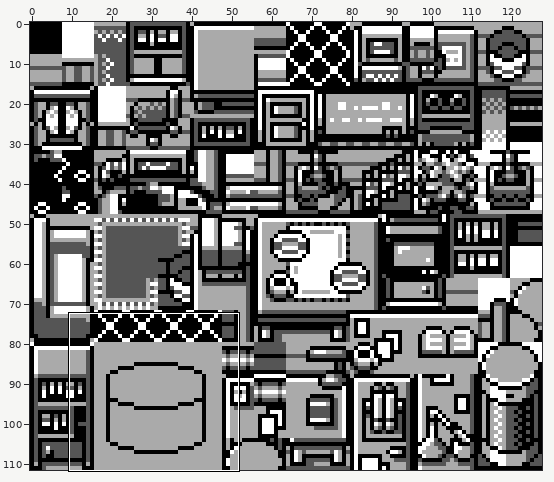
A sprite sheet gets an edit: gfx/tilesets/lab.png. The first picture is a wide view before the edit; the outline marks the close-up.
Close-up. As it was:
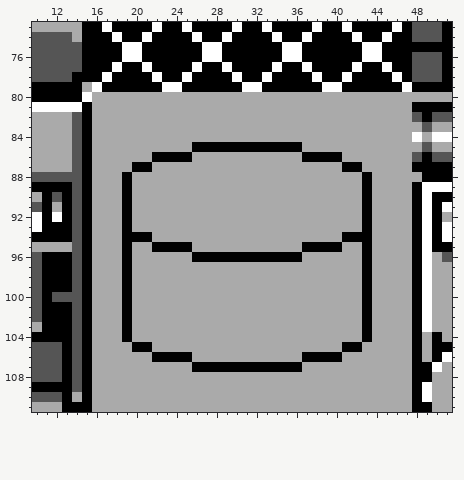
The file is 128x112 pixels. Shown: x 10..51, y 73..111.
New version:
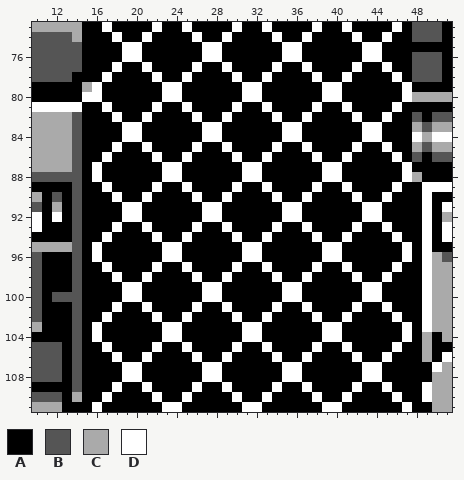
Palette (. is transparent): A #000000  B #555555  C #aaaaaa  D #ffffff
What changed:
@@ x 10..51 @@
  79 AAAAACDAAAAAADDAAAAAADDAAAAAADDAAAAAADAAAA
- 80 AAAAADCCCCCCCCCCCCCCCCCCCCCCCCCCCCCCCCCCCC
- 81 DDDDDACCCCCCCCCCCCCCCCCCCCCCCCCCCCCCCCAAAA
- 82 CCCCBACCCCCCCCCCCCCCCCCCCCCCCCCCCCCCCCBABB
- 83 CCCCBACCCCCCCCCCCCCCCCCCCCCCCCCCCCCCCCCBCC
- 84 CCCCBACCCCCCCCCCCCCCCCCCCCCCCCCCCCCCCCDCDD
- 85 CCCCBACCCCCCCCCCAAAAAAAAAAACCCCCCCCCCCCBCC
- 86 CCCCBACCCCCCAAAACCCCCCCCCCCAAAACCCCCCCBABB
- 87 CCCCBACCCCAACCCCCCCCCCCCCCCCCCCAACCCCCAAAA
- 88 BBBBBACCCACCCCCCCCCCCCCCCCCCCCCCCACCCCCAAA
- 89 AAAABACCCACCCCCCCCCCCCCCCCCCCCCCCACCCCADDD
- 90 CABABACCCACCCCCCCCCCCCCCCCCCCCCCCACCCCADAA
- 91 BACABACCCACCCCCCCCCCCCCCCCCCCCCCCACCCCADAD
- 92 DADABACCCACCCCCCCCCCCCCCCCCCCCCCCACCCCADAC
- 93 DAAABACCCACCCCCCCCCCCCCCCCCCCCCCCACCCCADAD
- 94 AAAABACCCAAACCCCCCCCCCCCCCCCCCCAAACCCCADAD
- 95 CCCCBACCCACCAAAACCCCCCCCCCCAAAACCACCCCADAA
- 96 BAAABACCCACCCCCCAAAAAAAAAAACCCCCCACCCCADCB
- 97 BAAABACCCACCCCCCCCCCCCCCCCCCCCCCCACCCCADCC
- 98 BAAABACCCACCCCCCCCCCCCCCCCCCCCCCCACCCCADCC
- 99 BAAABACCCACCCCCCCCCCCCCCCCCCCCCCCACCCCADCC
-100 BABBBACCCACCCCCCCCCCCCCCCCCCCCCCCACCCCADCC
-101 BAAABACCCACCCCCCCCCCCCCCCCCCCCCCCACCCCADCC
-102 BAAABACCCACCCCCCCCCCCCCCCCCCCCCCCACCCCADCC
-103 CAAABACCCACCCCCCCCCCCCCCCCCCCCCCCACCCCADCC
-104 AAAABACCCACCCCCCCCCCCCCCCCCCCCCCCACCCCACAC
-105 BBBABACCCCAACCCCCCCCCCCCCCCCCCCAACCCCCACAA
-106 BBBABACCCCCCAAAACCCCCCCCCCCAAAACCCCCCCACAD
-107 BBBABACCCCCCCCCCAAAAAAAAAAACCCCCCCCCCCAADC
-108 BBBABACCCCCCCCCCCCCCCCCCCCCCCCCCCCCCCCAACC
-109 AAAABACCCCCCCCCCCCCCCCCCCCCCCCCCCCCCCCADCC
-110 BBBACACCCCCCCCCCCCCCCCCCCCCCCCCCCCCCCCADCC
-111 CCCAAACCCCCCCCCCCCCCCCCCCCCCCCCCCCCCCCAACC
+ 80 AAAAADDAAAAAADDAAAAAADDAAAAAADDAAAAAADCCCC
+ 81 DDDDDAADAAAADAADAAAADAADAAAADAADAAAADAAAAA
+ 82 CCCCBAAADAADAAAADAADAAAADAADAAAADAADAABABB
+ 83 CCCCBAAAADDAAAAAADDAAAAAADDAAAAAADDAAACBCC
+ 84 CCCCBAAAADDAAAAAADDAAAAAADDAAAAAADDAAADCDD
+ 85 CCCCBAAADAADAAAADAADAAAADAADAAAADAADAACBCC
+ 86 CCCCBAADAAAADAADAAAADAADAAAADAADAAAADABABB
+ 87 CCCCBADAAAAAADDAAAAAADDAAAAAADDAAAAAADAAAA
+ 88 BBBBBADAAAAAADDAAAAAADDAAAAAADDAAAAAADCAAA
+ 89 AAAABAADAAAADAADAAAADAADAAAADAADAAAADAADDD
+ 90 CABABAAADAADAAAADAADAAAADAADAAAADAADAAADAA
+ 91 BACABAAAADDAAAAAADDAAAAAADDAAAAAADDAAAADAD
+ 92 DADABAAAADDAAAAAADDAAAAAADDAAAAAADDAAAADAC
+ 93 DAAABAAADAADAAAADAADAAAADAADAAAADAADAAADAD
+ 94 AAAABAADAAAADAADAAAADAADAAAADAADAAAADAADAD
+ 95 CCCCBADAAAAAADDAAAAAADDAAAAAADDAAAAAADADAA
+ 96 BAAABADAAAAAADDAAAAAADDAAAAAADDAAAAAADADCB
+ 97 BAAABAADAAAADAADAAAADAADAAAADAADAAAADAADCC
+ 98 BAAABAAADAADAAAADAADAAAADAADAAAADAADAAADCC
+ 99 BAAABAAAADDAAAAAADDAAAAAADDAAAAAADDAAAADCC
+100 BABBBAAAADDAAAAAADDAAAAAADDAAAAAADDAAAADCC
+101 BAAABAAADAADAAAADAADAAAADAADAAAADAADAAADCC
+102 BAAABAADAAAADAADAAAADAADAAAADAADAAAADAADCC
+103 CAAABADAAAAAADDAAAAAADDAAAAAADDAAAAAADADCC
+104 AAAABADAAAAAADDAAAAAADDAAAAAADDAAAAAADACAC
+105 BBBABAADAAAADAADAAAADAADAAAADAADAAAADAACAA
+106 BBBABAAADAADAAAADAADAAAADAADAAAADAADAAACAD
+107 BBBABAAAADDAAAAAADDAAAAAADDAAAAAADDAAAAADC
+108 BBBABAAAADDAAAAAADDAAAAAADDAAAAAADDAAAAACC
+109 AAAABAAADAADAAAADAADAAAADAADAAAADAADAAADCC
+110 BBBACAADAAAADAADAAAADAADAAAADAADAAAADAADCC
+111 CCCAAADAAAAAADDAAAAAADDAAAAAADDAAAAAADAACC
Where, in picture pixels (left, top, right, bottom), the same in both close-ups:
changed: (92, 92, 412, 412)
